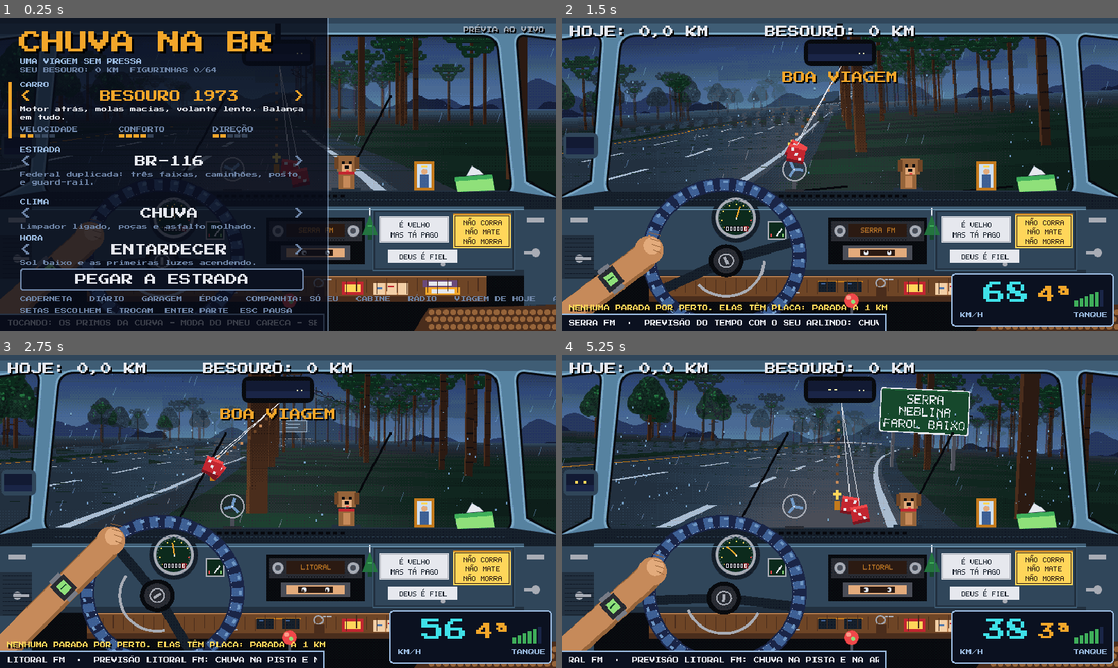
Above: before the commit, frames 1-4 (two rows, left to right).
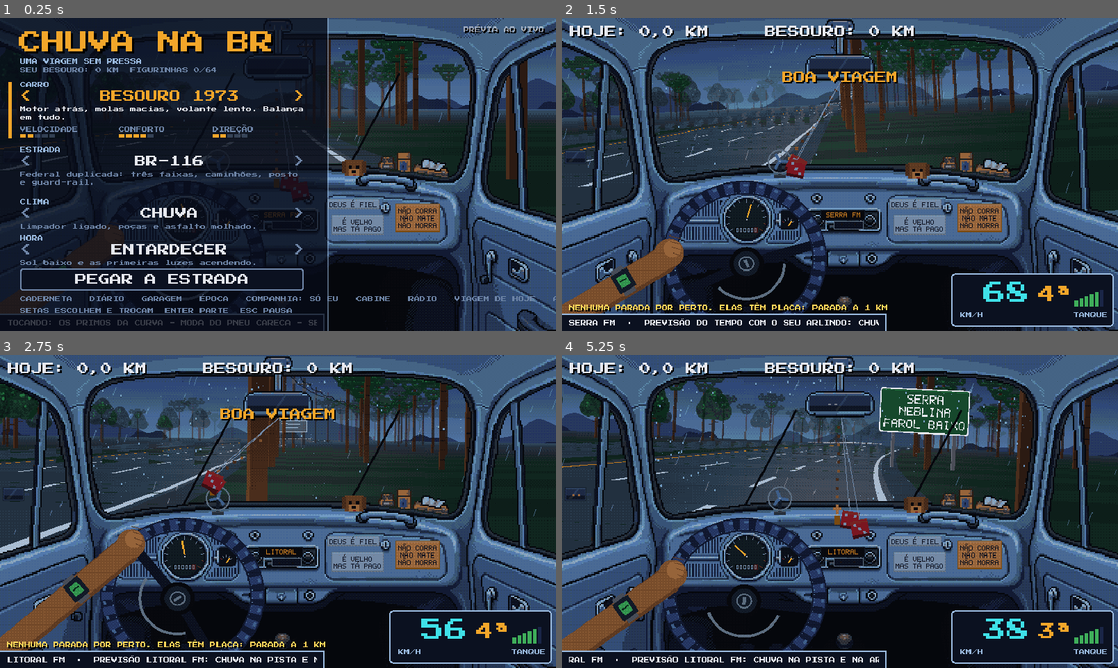
Above: after the commit, the same moments.

Repository: natanaelcd-coder/chuva-na-br-godot
Game: Godot game, scene res://main.tscn
Two runs of this game, one before a commit and one after it. Both use one fixed random seed, a clock stepped at 60 frames per second and the inputs below. Sound files missing from this copy of the repository are replaced by a short silence.
Inputs (mouse positions are in pixels of both pictures, inside the frame that each line leads up to):
- Up to frame 1 (0.25 s): no input
- Up to frame 2 (1.5 s): tap Enter at 0.5, 0.6 s; move the mouse to (962, 158) at 0.52 s; hold Right 0.53-1.25 s; click (962, 158) at 0.67 s; tap Space at 0.77, 1.07 s; drag from (728, 190) to (812, 237) at 1.27 s
- Up to frame 3 (2.75 s): move the mouse to (333, 442) at 2.02 s; hold Right from 2.03 s (still down); tap R at 2.1 s
- Up to frame 4 (5.25 s): release Right at 2.75 s; drag from (812, 574) to (673, 464) at 2.77 s; move the mouse to (1006, 558) at 3.52 s; hold Left 3.53-4.25 s; tap M at 3.6 s; tap Space at 3.77, 4.07 s; drag from (673, 464) to (756, 433) at 4.27 s; move the mouse to (867, 511) at 5.02 s; hold Down from 5.03 s (still down); tap B at 5.1 s; click (867, 511) at 5.17 s

The runs differ from the first frame. In frame 1, 28% of the frame differs, in the area x 0-100%, y 0-100%; in frame 2, 49%; in frame 3, 51%; in frame 4, 51%.

Commit message:
Cabines novas dos três carros pela PixelLab
Besouro, picape e GT com arte gerada em /generate-image-v2 (brutos em
docs/ia/cabines/), recortada e acabada por tools/art/cabines_ia.py:
mostradores sem ponteiro, visor do rádio, relógio e equalizador pintados
para o código desenhar por cima, adesivos na fonte do jogo, cores da
garagem por recoloração. Layout de cada carro refeito em catalog.gd
(volante, ponteiros, rádio, retrovisores, para-brisa, limpadores), cabine
escurece e tinge no entardecer e à noite com luz do painel acesa, e
teste tests/cabines.gd com capturas de cada luz e cor.

Co-Authored-By: Claude Opus 5.5 <noreply@anthropic.com>
Claude-Session: https://claude.ai/code/session_01AAXhWSydK8E4nrsjVJ2YaC

Diff:
--- a/scripts/catalog.gd
+++ b/scripts/catalog.gd
@@ -46,13 +46,15 @@
 		"gear_lo": [0.0, 16.0, 32.0, 52.0], "gear_hi": [16.0, 32.0, 52.0, 110.0], "eng_base": 0.9, "eng_span": 0.45,
 		"camh": 820.0, "cockpit": "cockpit", "player": "player",
 		"wheel_x": [-28.0, 19.0], "brake_x": 22.5, "brake_y": -17.0,
+		# where things sit on the cabin art (tools/art/cabines_ia.py paints the faces to match): mirror/side = mirror glass
+		# rects, side_frame = colour of a door mirror drawn by code ("" = it is in the art), clock = [x, y, scale]
 		"layout": {
-			"wheel": [112, 164, 52], "wheel_style": "besouro",
-			"speedo": [120.5, 138.5, 9.0, 120.0], "tach": [], "fuel": [148.5, 150.5, 6.0], "clock": [],
-			"label": [198, 144], "reels": [[210, 162], [226, 162]], "eq": [], "radio_hit": [182, 136, 72, 36],
-			"mirror": [170, 25, 44, 5], "anchor": [192, 33], "hang": ["rosary", "dice"],
-			"dog": [233, 95], "fan": [160.5, 104.5],
-			"wipers": [[118, 124], [232, 124]], "wlen": 80.0, "glass": [34, 40, 350, 119], "side": [3, 90, 19, 4],
+			"wheel": [126, 166, 52], "wheel_style": "besouro",
+			"speedo": [127.5, 139.0, 11.0, 120.0], "tach": [], "fuel": [156.5, 143.5, 4.0], "clock": [],
+			"label": [174, 133.5], "reels": [[193.5, 143.0], [202.5, 143.0]], "eq": [], "radio_hit": [166, 128, 58, 22],
+			"mirror": [171, 28, 42, 11], "anchor": [192, 43], "hang": ["rosary", "dice"],
+			"dog": [238, 98], "fan": [150.5, 99.0],
+			"wipers": [[122, 112], [236, 112]], "wlen": 84.0, "glass": [62, 15, 324, 109], "side": [3, 92, 13, 8], "side_frame": "3f5d76",
 		},
 	},
 	"picape": {
@@ -64,12 +66,12 @@
 		"camh": 1050.0, "cockpit": "cockpit_picape", "player": "player_picape",
 		"wheel_x": [-30.0, 21.0], "brake_x": 26.5, "brake_y": -16.0,
 		"layout": {
-			"wheel": [108, 170, 58], "wheel_style": "picape",
-			"speedo": [106.5, 142.5, 7.0, 120.0], "tach": [], "fuel": [136.5, 142.5, 5.0], "clock": [],
-			"label": [196, 142.5], "reels": [], "eq": [], "radio_hit": [182, 136, 64, 26],
-			"mirror": [167, 13, 50, 10], "anchor": [192, 26], "hang": ["ribbons"],
+			"wheel": [124, 178, 58], "wheel_style": "picape",
+			"speedo": [110.5, 143.5, 6.5, 120.0], "tach": [], "fuel": [139.0, 147.0, 5.0], "clock": [],
+			"label": [195, 143.5], "reels": [], "eq": [], "radio_hit": [182, 134, 66, 30],
+			"mirror": [168, 8, 48, 11], "anchor": [192, 23], "hang": ["ribbons"],
 			"dog": [], "fan": [],
-			"wipers": [[110, 120], [240, 120]], "wlen": 86.0, "glass": [36, 30, 348, 118], "side": [2, 80, 18, 6],
+			"wipers": [[116, 108], [246, 108]], "wlen": 88.0, "glass": [34, 6, 351, 103], "side": [3, 84, 12, 9], "side_frame": "a8acb5",
 		},
 	},
 	"gt": {
@@ -81,12 +83,12 @@
 		"camh": 700.0, "cockpit": "cockpit_gt", "player": "player_gt",
 		"wheel_x": [-29.0, 20.0], "brake_x": 20.0, "brake_y": -15.0,
 		"layout": {
-			"wheel": [118, 172, 46], "wheel_style": "gt",
-			"speedo": [96.5, 142.5, 11.0, 200.0], "tach": [152.5, 142.5, 11.0], "fuel": [], "clock": [117, 127.5],
-			"label": [205, 134.5], "reels": [], "eq": [203, 149, 62, 9], "radio_hit": [196, 128, 76, 44],
-			"mirror": [169, 25, 46, 8], "anchor": [192, 36], "hang": ["pine"],
+			"wheel": [114, 140, 46], "wheel_style": "gt",
+			"speedo": [100.0, 114.5, 9.0, 200.0], "tach": [129.5, 114.5, 9.0], "fuel": [150.0, 124.0, 3.5], "clock": [198.5, 100.5, 2.0],
+			"label": [164, 142], "reels": [[208.5, 146.5], [222.0, 146.5]], "eq": [189, 165, 36, 9], "radio_hit": [166, 138, 66, 40],
+			"mirror": [169, 23, 46, 11], "anchor": [192, 40], "hang": ["pine"],
 			"dog": [], "fan": [],
-			"wipers": [[122, 104], [238, 104]], "wlen": 74.0, "glass": [44, 40, 342, 104], "side": [2, 77, 16, 6],
+			"wipers": [[124, 96], [240, 96]], "wlen": 76.0, "glass": [38, 19, 345, 90], "side": [0, 86, 14, 18], "side_frame": "",
 		},
 	},
 }
--- a/scripts/cockpit.gd
+++ b/scripts/cockpit.gd
@@ -8,6 +8,8 @@
 var lay: Dictionary
 var hang_items: Array = []   # what hangs from the mirror; starts as the car's own, features may swap it after setup_done
 var dog_at: Array = []       # where the bobble dog sits on the dash ([] = no dog); same
+var tint := Color.WHITE      # light in the cabin (dusk, night): the whole node is modulated by it; lit things divide it back out
+var night := 0.0             # 0 by day .. 1 at night: the dash lights come on
 const SEG7 := {   # tiny seven-segment digits for the GT's dashboard clock: a b c d e f g
 	"0": "1111110", "1": "0110000", "2": "1101101", "3": "1111001", "4": "0110011",
 	"5": "1011011", "6": "1011111", "7": "1110000", "8": "1111111", "9": "1111011"}
@@ -24,7 +26,24 @@
 
 func _process(_dt: float) -> void:
 	if visible:
+		_light()
 		queue_redraw()
+
+# the painted cabin takes the light outside: full by day, warm (or bluish, under rain) at dusk, dark blue at night
+func _light() -> void:
+	var amb: float = g.e_amb
+	var f := clampf((amb - 0.38) / 0.62, 0.0, 1.0)
+	var c := Color(0.27, 0.31, 0.45).lerp(Color.WHITE, f)
+	var dusk := clampf(1.0 - absf(amb - 0.78) / 0.26, 0.0, 1.0)
+	c *= Color.WHITE.lerp(g.e_hor.lightened(0.35), 0.4 * dusk)
+	tint = Color(c.r, c.g, c.b, 1.0)
+	night = clampf((0.85 - amb) / 0.4, 0.0, 1.0)
+	modulate = tint
+
+# a colour that keeps its own light under the cabin's tint (gauge needles, the radio display, the clock)
+func lit(c: Color, glow := 1.0) -> Color:
+	var k := lerpf(1.0, 1.15, night * glow)
+	return Color(c.r * k / tint.r, c.g * k / tint.g, c.b * k / tint.b, c.a)
 
 func R(c: String, x: float, y: float, w: float, h: float) -> void:
 	draw_rect(Rect2(x, y, w, h), Color(c))
@@ -44,8 +63,11 @@
 
 func _needle(c: Vector2, len: float, frac: float, col: Color) -> void:
 	var a := PI * 0.8 + clampf(frac, 0.0, 1.0) * PI * 1.4
-	draw_line(c, c + Vector2(cos(a), sin(a)) * len, col, 1.0)
-	R("e6e8ee", c.x - 0.5, c.y - 0.5, 1, 1)
+	if night > 0.0:   # dash lights: a soft glow on the dial
+		draw_circle(c, len + 2.0, lit(Color(0.55, 0.85, 0.65, 0.10 * night), 0.0))
+	draw_line(c, c + Vector2(cos(a), sin(a)) * len, lit(col), 1.0)
+	draw_rect(Rect2(c.x - 0.75, c.y - 0.75, 1.5, 1.5), Color("2a2c33"))
+	draw_rect(Rect2(c.x - 0.5, c.y - 0.5, 1, 1), lit(Color("a8acb5")))
 
 func _digit(ch: String, x: float, y: float, col: Color) -> void:
 	var s: String = SEG7.get(ch, "0000000")
@@ -55,12 +77,21 @@
 		if s[i] == "1":
 			draw_rect(segs[i], col)
 
+# a mirror shows the road behind: sky over road, both from the world's own colours (dark at night)
+func _mirror_glass(x: float, y: float, w: float, h: float) -> void:
+	var sky: Color = g.e_hor.lerp(g.e_top, 0.4).darkened(0.25)
+	var road: Color = g.e_road0.darkened(0.3)
+	draw_rect(Rect2(x, y, w, h), sky)
+	draw_rect(Rect2(x, y + roundf(h * 0.6), w, h - roundf(h * 0.6)), road)
+	draw_rect(Rect2(x, y, w, 0.5), Color(1, 1, 1, 0.18))
+	draw_line(Vector2(x + w * 0.62, y + 0.5), Vector2(x + w * 0.62 - h * 0.7, y + h - 0.5), Color(1, 1, 1, 0.12), 1.5)
+
 func _draw() -> void:
 	if lay.is_empty():
 		return
 	# --- on the glass, outside
-	var drop_c := Color(0.61, 0.73, 0.88, 0.75)
-	var drop_s := Color(0.03, 0.05, 0.09, 0.5)
+	var drop_c := lit(Color(0.61, 0.73, 0.88, 0.75), 0.0)   # the glass is outside the cabin's shade
+	var drop_s := lit(Color(0.03, 0.05, 0.09, 0.5), 0.0)
 	for d in g.drops:
 		var dx := roundf(d[0] * 2.0) / 2.0
 		var dy := roundf(d[1] * 2.0) / 2.0
@@ -81,24 +112,32 @@
 		if c.dir > 0:
 			behind = minf(behind, fposmod(g.pos - c.z, g.TRACK))
 	var m: Array = lay.mirror
-	var mc: float = m[0] + m[2] / 2.0 - 6.0
-	R("1a2547", m[0], m[1], m[2], m[3])
-	R("fff3b0", m[0] + m[2] - 9, m[1] - 1, 1, 1)
-	R("fff3b0", m[0] + m[2] - 6, m[1] - 1, 1, 1)
 	var sd: Array = lay.side
-	if behind < 9000.0:
+	_mirror_glass(m[0], m[1], m[2], m[3])
+	var sf: String = lay.get("side_frame", "")
+	if sf != "":   # the door mirror on its arm, for cabins whose art leaves it out
+		R(sf, sd[0] + sd[2], sd[1] + sd[3] / 2.0 - 0.5, 4, 1.5)
+		draw_rect(Rect2(sd[0] - 1, sd[1] - 1, sd[2] + 2, sd[3] + 2), Color(sf).darkened(0.45))
+		draw_rect(Rect2(sd[0] - 0.5, sd[1] - 0.5, sd[2] + 1, sd[3] + 1), Color(sf))
+	_mirror_glass(sd[0], sd[1], sd[2], sd[3])
+	if behind < 9000.0:   # headlights of whoever follows
 		var k := 1.0 - behind / 9000.0
 		var w := 2.0 + k * 8.0
 		var mh := 2.0 if k > 0.5 else 1.0
-		R("fff3b0", mc - w / 2.0, m[1] - 2.0 + k * 2.0, 2, mh)
-		R("fff3b0", mc + w / 2.0, m[1] - 2.0 + k * 2.0, 2, mh)
-		R("ffd65a", sd[0] + 6, sd[1] - 3, 2, 2)
-		R("ffd65a", sd[0] + 12, sd[1] - 3, 2, 2)
-	R("1a2547", sd[0], sd[1], sd[2], sd[3])
+		var mc: float = m[0] + m[2] / 2.0 - 6.0
+		var my: float = m[1] + m[3] * 0.55 - mh / 2.0
+		R("fff3b0", mc - w / 2.0, my, 2, mh)
+		R("fff3b0", mc + w / 2.0, my, 2, mh)
+		var sw := minf(sd[2] * 0.5, 2.0 + k * 3.0)
+		R("ffd65a", sd[0] + sd[2] / 2.0 - sw / 2.0 - 1.0, sd[1] + sd[3] * 0.5, 1.5, 1.5)
+		R("ffd65a", sd[0] + sd[2] / 2.0 + sw / 2.0, sd[1] + sd[3] * 0.5, 1.5, 1.5)
 
 	# --- fan and bobble dog (the Besouro's dashboard friends)
 	if not lay.fan.is_empty():
 		var fc := Vector2(lay.fan[0], lay.fan[1])
+		R("2a2c33", fc.x - 1.0, fc.y, 2, 10)          # its stand on the dash
+		R("4a4d57", fc.x - 4.0, fc.y + 9.0, 8, 2.5)
+		R("777b86", fc.x - 4.0, fc.y + 9.0, 8, 0.5)
 		draw_arc(fc, 8.0, 0.0, TAU, 24, Color("a8acb5"), 1.0)
 		for i in 3:
 			var a: float = g.fan_a + i * 2.094
@@ -180,31 +219,35 @@
 	if not lay.fuel.is_empty():
 		var fa: float = PI * 1.2 + g.fuel * PI * 0.6
 		var fc2 := Vector2(lay.fuel[0], lay.fuel[1])
-		draw_line(fc2, fc2 + Vector2(cos(fa), sin(fa)) * lay.fuel[2], Color("e6e8ee"), 1.0)
+		draw_line(fc2, fc2 + Vector2(cos(fa), sin(fa)) * lay.fuel[2], lit(Color("f2a62a")), 1.0)
 	if not lay.clock.is_empty():   # the in-game hour, from the sky
 		var hours := fposmod(14.0 + g.tday * 6.0, 24.0)
 		var hh := int(hours)
 		var mm := int((hours - hh) * 60.0)
 		var txt := "%02d%02d" % [hh, mm]
-		var cx0: float = lay.clock[0]
+		var ks: float = lay.clock[2] if lay.clock.size() > 2 else 1.0   # [x, y, scale]
+		draw_set_transform(Vector2(lay.clock[0], lay.clock[1]), 0.0, Vector2(ks, ks))
 		for i in 4:
-			_digit(txt[i], cx0 + i * 3.5 + (1.0 if i > 1 else 0.0), lay.clock[1], Color("3fe0e8"))
+			_digit(txt[i], i * 3.5 + (1.0 if i > 1 else 0.0), 0.0, lit(Color("f0484a")))
 		if int(g.t * 2.0) % 2 == 0:
-			R("3fe0e8", cx0 + 7.2, lay.clock[1] + 1.2, 0.5, 0.5)
-			R("3fe0e8", cx0 + 7.2, lay.clock[1] + 3.0, 0.5, 0.5)
+			draw_rect(Rect2(7.2, 1.2, 0.5, 0.5), lit(Color("f0484a")))
+			draw_rect(Rect2(7.2, 3.0, 0.5, 0.5), lit(Color("f0484a")))
+		_reset()
 	var on: bool = g.radio_st < g.STATIONS.size()
 	var label: int = 4 if g.static_t > 0.0 else (int(g.STATIONS[g.radio_st].label) if on else 3)
-	draw_texture_rect(g.tex["label%d" % label], Rect2(lay.label[0], lay.label[1], 40, 5), false)
+	draw_texture_rect(g.tex["label%d" % label], Rect2(lay.label[0], lay.label[1], 40, 5), false, lit(Color.WHITE))
 	if on:
 		var sp: float = g.t * 3.0
 		for r in lay.reels:   # tape reels turning
 			draw_circle(Vector2(r[0] + cos(sp) * 0.8, r[1] + sin(sp) * 0.8), 0.7, Color("2b1a12"))
-		if not lay.eq.is_empty():   # equalizer bars dancing to the radio
+		if not lay.eq.is_empty():   # equalizer bars dancing to the radio: 12 bands across the window [x, y, w, h]
 			var e: Array = lay.eq
+			var step: float = e[2] / 12.0
+			var bw := maxf(0.5, roundf(step * 0.6 * 2.0) / 2.0)
 			for i in 12:
-				var hgt: float = (0.3 + 0.7 * absf(sin(g.t * (3.0 + i * 0.7) + i * 1.3))) * e[3]
+				var hgt: float = roundf((0.3 + 0.7 * absf(sin(g.t * (3.0 + i * 0.7) + i * 1.3))) * e[3] * 2.0) / 2.0
 				var col := "3fae5a" if hgt < e[3] * 0.6 else ("ffd65a" if hgt < e[3] * 0.85 else "f0484a")
-				R(col, e[0] + i * 5.2, e[1] + e[3] - hgt, 3.5, hgt)
+				draw_rect(Rect2(e[0] + i * step, e[1] + e[3] - hgt, bw, hgt), lit(Color(col)))
 
 	# --- steering wheel
 	var wheel: float = g.wheel_a
--- a/scripts/features/garagem.gd
+++ b/scripts/features/garagem.gd
@@ -32,12 +32,12 @@
 # where things sit, per car: passenger seat (bottom-left, top-left, top-right corners), floor mat (x, y, w, h),
 # sticker on the rear glass (centre x and bottom y in sprite units), mirror glass in the cabin (x, y, w, h)
 const SPOTS := {
-	"besouro": {"seat": [286, 216, 296, 200, 198], "mat": [214, 203, 64, 13], "sticker": [32.0, 18.0], "mirror": [170, 18, 44, 12],
-		"rim": 11.0, "crop": [214, 136]},
-	"picape": {"seat": [250, 216, 262, 196, 194], "mat": [176, 194, 68, 22], "sticker": [32.0, 12.5], "mirror": [167, 13, 50, 10],
-		"rim": 7.0, "crop": [172, 136]},
-	"gt": {"seat": [280, 216, 290, 194, 192], "mat": [250, 200, 28, 16], "sticker": [32.0, 20.0], "mirror": [169, 25, 46, 8],
-		"rim": 12.0, "crop": [214, 136]},
+	"besouro": {"seat": [284, 216, 294, 186, 184], "mat": [222, 199, 56, 14], "sticker": [32.0, 18.0], "mirror": [171, 28, 42, 11],
+		"rim": 11.0, "crop": [204, 130]},
+	"picape": {"seat": [262, 216, 274, 190, 188], "mat": [226, 194, 72, 22], "sticker": [32.0, 12.5], "mirror": [168, 8, 48, 11],
+		"rim": 7.0, "crop": [196, 128]},
+	"gt": {"seat": [276, 216, 286, 186, 184], "mat": [246, 196, 52, 18], "sticker": [32.0, 20.0], "mirror": [169, 23, 46, 11],
+		"rim": 12.0, "crop": [190, 126]},
 }
 
 var g
--- a/scripts/features/penduricalhos.gd
+++ b/scripts/features/penduricalhos.gd
@@ -26,7 +26,7 @@
 	"aparecida": {"name": "NOSSA SENHORA", "desc": "APARECIDA, PROTETORA DE QUEM VIAJA.", "km": 45},
 }
 const DEFAULTS := {"besouro": {"hang": ["rosary", "dice"], "dash": "dog"}, "picape": {"hang": ["ribbons"], "dash": ""}, "gt": {"hang": ["pine"], "dash": ""}}
-const DASH_AT := {"besouro": Vector2(239.5, 106.0), "picape": Vector2(236.0, 119.0), "gt": Vector2(255.0, 117.0)}   # bottom centre on the dash
+const DASH_AT := {"besouro": Vector2(244.5, 109.0), "picape": Vector2(236.0, 104.0), "gt": Vector2(262.0, 97.0)}   # bottom centre on the dash
 const SPOTS := [-12.0, 12.0, 0.0]   # where along the mirror a new item hangs
 const AMBER := Color("f2a62a")
 const LINE := Color("9bbbe0")
--- /dev/null
+++ b/tests/cabines.gd
@@ -0,0 +1,67 @@
+extends SceneTree
+# The three cabins (PixelLab art, tools/art/cabines_ia.py) at every light, with the wheel turned, and every garage paint.
+#   xvfb-run godot --path . --fixed-fps 60 --script res://tests/cabines.gd -- <out_dir> [paints]
+const MAIN := preload("res://main.tscn")
+# name, car, road, weather, time, paint, steer (-1 left .. 1 right)
+const SHOTS := [
+	["besouro_dia_sol", "besouro", "br", "sol", "dia", "", 0.0],
+	["besouro_entardecer_chuva", "besouro", "br", "chuva", "entardecer", "", 0.0],
+	["besouro_entardecer_sol_curva", "besouro", "terra", "sol", "entardecer", "", -1.0],
+	["besouro_noite_chuva", "besouro", "br", "chuva", "noite", "", 0.0],
+	["picape_dia_sol", "picape", "terra", "sol", "dia", "", 0.0],
+	["picape_entardecer_sol", "picape", "terra", "sol", "entardecer", "", 1.0],
+	["picape_dia_chuva_curva", "picape", "terra", "chuva", "dia", "", -1.0],
+	["picape_noite_chuva", "picape", "br", "chuva", "noite", "", 0.0],
+	["gt_dia_sol", "gt", "expressa", "sol", "dia", "", 0.0],
+	["gt_entardecer_chuva", "gt", "expressa", "chuva", "entardecer", "", 0.0],
+	["gt_entardecer_sol_curva", "gt", "expressa", "sol", "entardecer", "", 1.0],
+	["gt_noite_sol", "gt", "expressa", "sol", "noite", "", 0.0],
+]
+const PAINTS := {"besouro": ["limao", "bege", "calcinha", "laranja", "branco"], "picape": ["vermelha", "saia", "azul", "saia_azul", "amarela"],
+	"gt": ["prata", "preto", "branco", "azul"]}
+var out := "/tmp"
+
+func _initialize() -> void:
+	var a := OS.get_cmdline_user_args()
+	if a.size() > 0:
+		out = a[0]
+	_run.call_deferred(a.size() > 1 and a[1] == "paints")
+
+func step(n: int) -> void:
+	for i in n:
+		await process_frame
+
+func _shot(sh: Array) -> void:
+	Engine.set_meta("test_seed", 5)
+	var g = MAIN.instantiate()
+	root.add_child(g)
+	await process_frame
+	var car: String = sh[1]
+	for slot in ["cor", "capa", "tapete", "adesivo"]:
+		g.store_set("garagem", "%s_%s" % [car, slot], sh[5] if slot == "cor" else "")
+	g.cfg = {"car": car, "road": sh[2], "weather": sh[3], "time": sh[4]}
+	g.setup()
+	g.menu.show_main()
+	g.begin()
+	g.set_cam(0)
+	await step(150)
+	if sh[6] != 0.0:
+		for i in 40:
+			g.touch_steer = sh[6]
+			await process_frame
+	g.hud.toast_t = 0.0
+	await step(2)
+	root.get_texture().get_image().save_png("%s/%s.png" % [out, sh[0]])
+	g.queue_free()
+	await step(2)
+
+func _run(paints: bool) -> void:
+	if paints:
+		for car in PAINTS:
+			for p in PAINTS[car]:
+				await _shot(["cor_%s_%s" % [car, p], car, "br", "sol", "dia", p, 0.0])
+		await _shot(["cor_besouro_fabrica", "besouro", "br", "sol", "dia", "", 0.0])
+	else:
+		for sh in SHOTS:
+			await _shot(sh)
+	quit()
Binary file changed: assets/sprites/cockpit.png
Binary file changed: assets/sprites/cockpit_gt.png
Binary file changed: assets/sprites/cockpit_picape.png
Binary file changed: assets/sprites/gar_cockpit_besouro_bege.png
Binary file changed: assets/sprites/gar_cockpit_besouro_branco.png
Binary file changed: assets/sprites/gar_cockpit_besouro_calcinha.png
Binary file changed: assets/sprites/gar_cockpit_besouro_laranja.png
Binary file changed: assets/sprites/gar_cockpit_besouro_limao.png
Binary file changed: assets/sprites/gar_cockpit_gt_azul.png
Binary file changed: assets/sprites/gar_cockpit_gt_branco.png
Binary file changed: assets/sprites/gar_cockpit_gt_prata.png
Binary file changed: assets/sprites/gar_cockpit_gt_preto.png
(and 20 more such lines)
